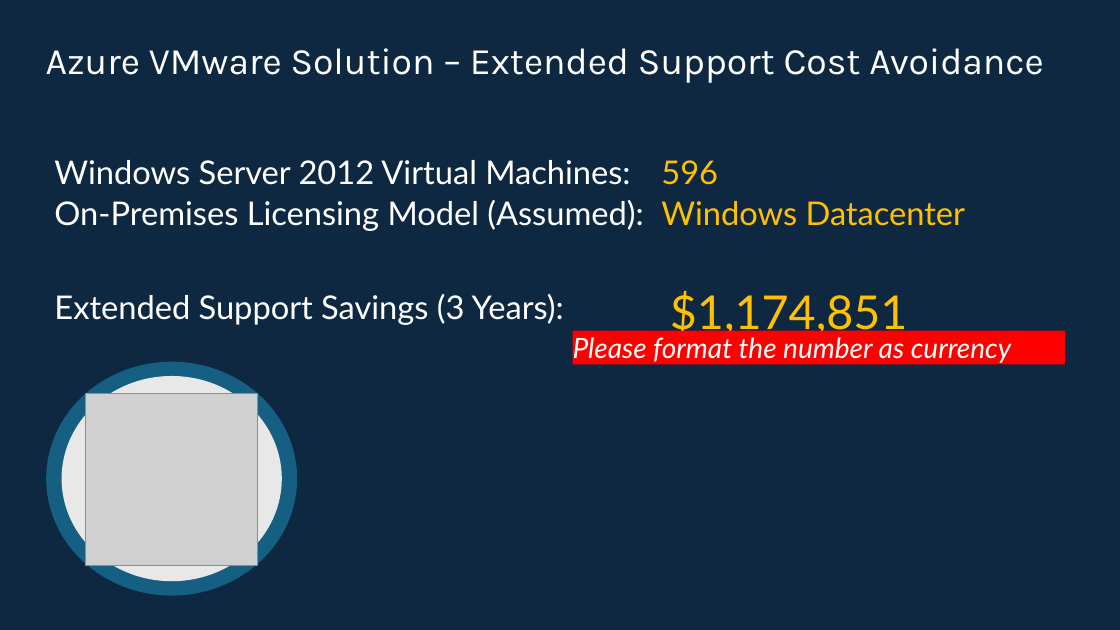
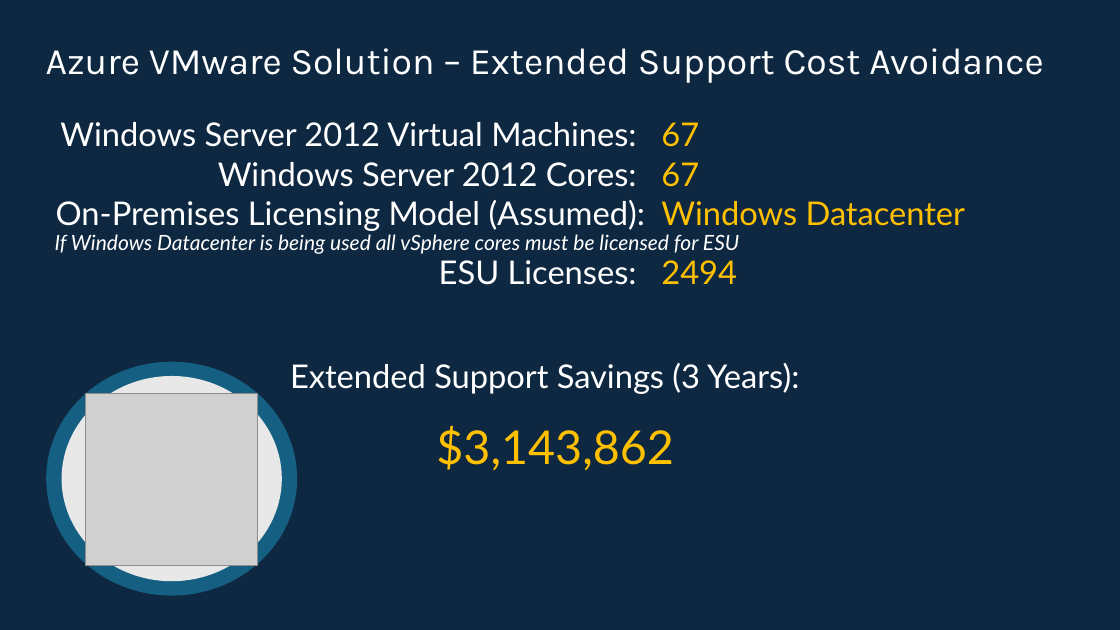
Before and after one commit to Trevor-Davis/Azure-VMware-Solution, a slide deck: slide 8 of AVS-Sizer/dev/AVSDemandGen.pptm. Drawn at 1120x630 pixels with LibreOffice and Linux fonts; fonts in the diff are those of the drawing; grey boxes stand for pictures. Boxes give left, top, right and bottom in pixels: in the first picture for what was removed or moved away, otherwise in the second. Text is boxed around its words. In the diff, an @@ line names an element or a change of style, - is before the commit and + after.

```diff
--- a/AVS-Sizer/dev/AVSDemandGen.pptm
+++ b/AVS-Sizer/dev/AVSDemandGen.pptm
@@ text "Windows Server 2012 Virtual Machines:" at [60,122,636,147]: alignment left to right @@
@@ text "Windows Server 2012 Virtual Machines:": place and size @@
-text "Windows Server 2012 Virtual Machines:" at [54,160,630,185]
+text "Windows Server 2012 Virtual Machines:" at [60,122,636,147]
@@ text at [661,122,699,147]: text changed @@
-596
+67
@@ text added at [218,162,637,187], 28 pt, text #FFFFFF @@
+Windows Server 2012 Cores:
@@ text added at [661,162,699,187], 28 pt, text #FFC000 @@
+67
@@ text "On-Premises Licensing Model (Assumed):" at [56,200,645,231]: alignment left to right @@
@@ text added at [55,234,739,254], 18 pt, text #FFFFFF, italic @@
+If Windows Datacenter is being used all vSphere cores must be licensed for ESU
@@ text added at [439,260,637,285], 28 pt, text #FFFFFF @@
+ESU Licenses:
@@ text added at [661,260,737,284], 28 pt, text #FFC000 @@
+2494
@@ text removed at [670,290,908,338] @@
-$1,174,851
@@ text "Extended Support Savings (3 Years):": place and size @@
-text "Extended Support Savings (3 Years):" at [54,294,564,325]
+text "Extended Support Savings (3 Years):" at [290,363,799,394]
@@ rectangle removed at [573,331,1065,365] @@
-Please format the number as currency
@@ text added at [436,425,674,470], 40 pt, text #FFC000 @@
+$3,143,862
```
Also in this commit, not shown: 8 other slides changed, 19 other files.
